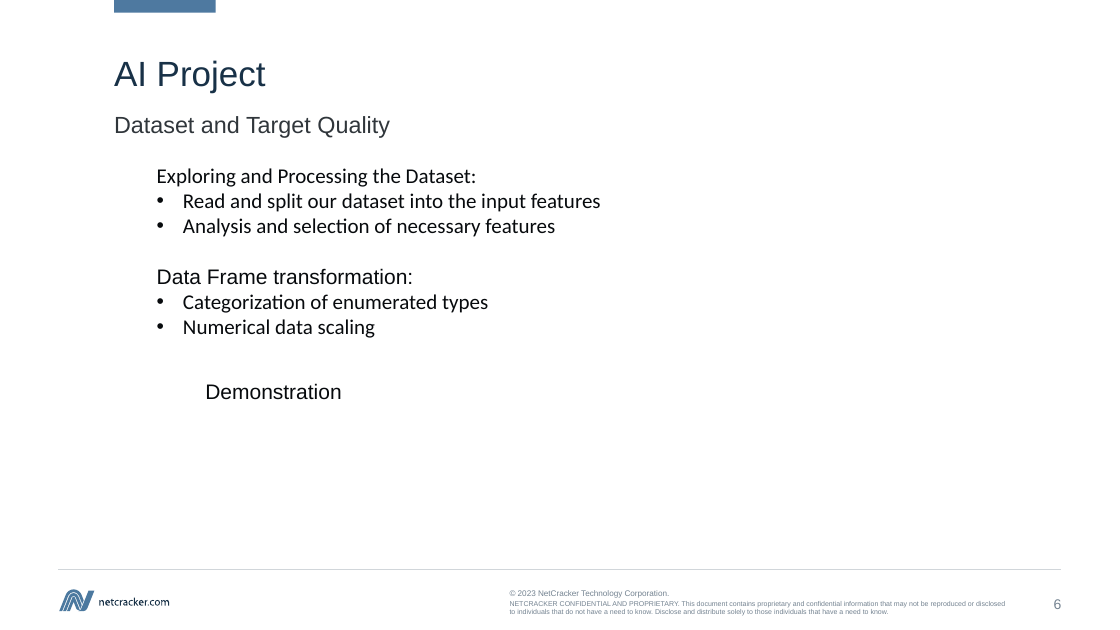
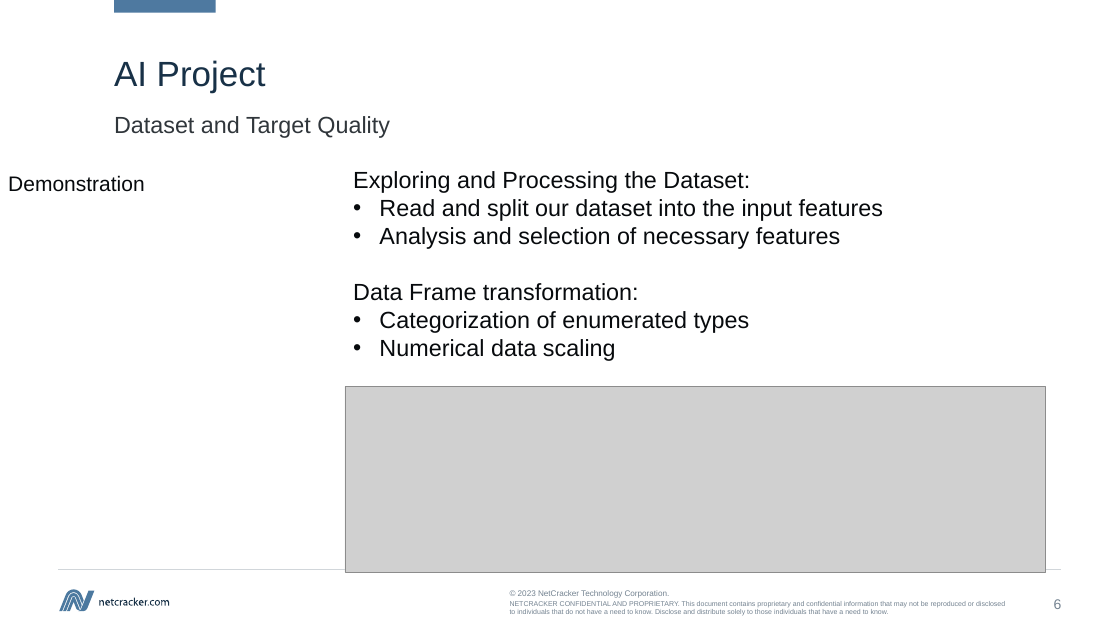
Before and after one commit to kvoloshenko/CLA, a slide deck: slide 6 of CLA_AI_01_en.pptx. Drawn at 1120x630 pixels with LibreOffice and Linux fonts; fonts in the diff are those of the drawing; grey boxes stand for pictures. Boxes give left, top, right and bottom in pixels: in the first picture for what was removed or moved away, otherwise in the second. Text is boxed around its words. In the diff, an @@ line names an element or a change of style, - is before the commit and + after.

```diff
--- a/CLA_AI_01_en.pptx
+++ b/CLA_AI_01_en.pptx
@@ text "Demonstration": place and size @@
-text "Demonstration" at bbox=[205, 383, 341, 400]
+text "Demonstration" at bbox=[8, 175, 144, 192]
@@ text "Exploring and Processing the Dataset:": place and size @@
-text "Exploring and Processing the Dataset:" at bbox=[157, 168, 601, 338]
+text "Exploring and Processing the Dataset:" at bbox=[353, 171, 883, 361]
@@ text "Exploring and Processing the Dataset:" at bbox=[353, 171, 883, 361]: size 18 to 20 pt; font Calibri to Arial in "Exploring and Processing the Dataset:", "Read and split our dataset into the ...", "Analysis and selection of necessary features", "Categorization of enumerated types" and 1 more places @@
@@ picture added at bbox=[345, 386, 1046, 572] @@
```
Also in this commit, not shown: 3 other slides changed, 2 slides removed, 2 other files.
